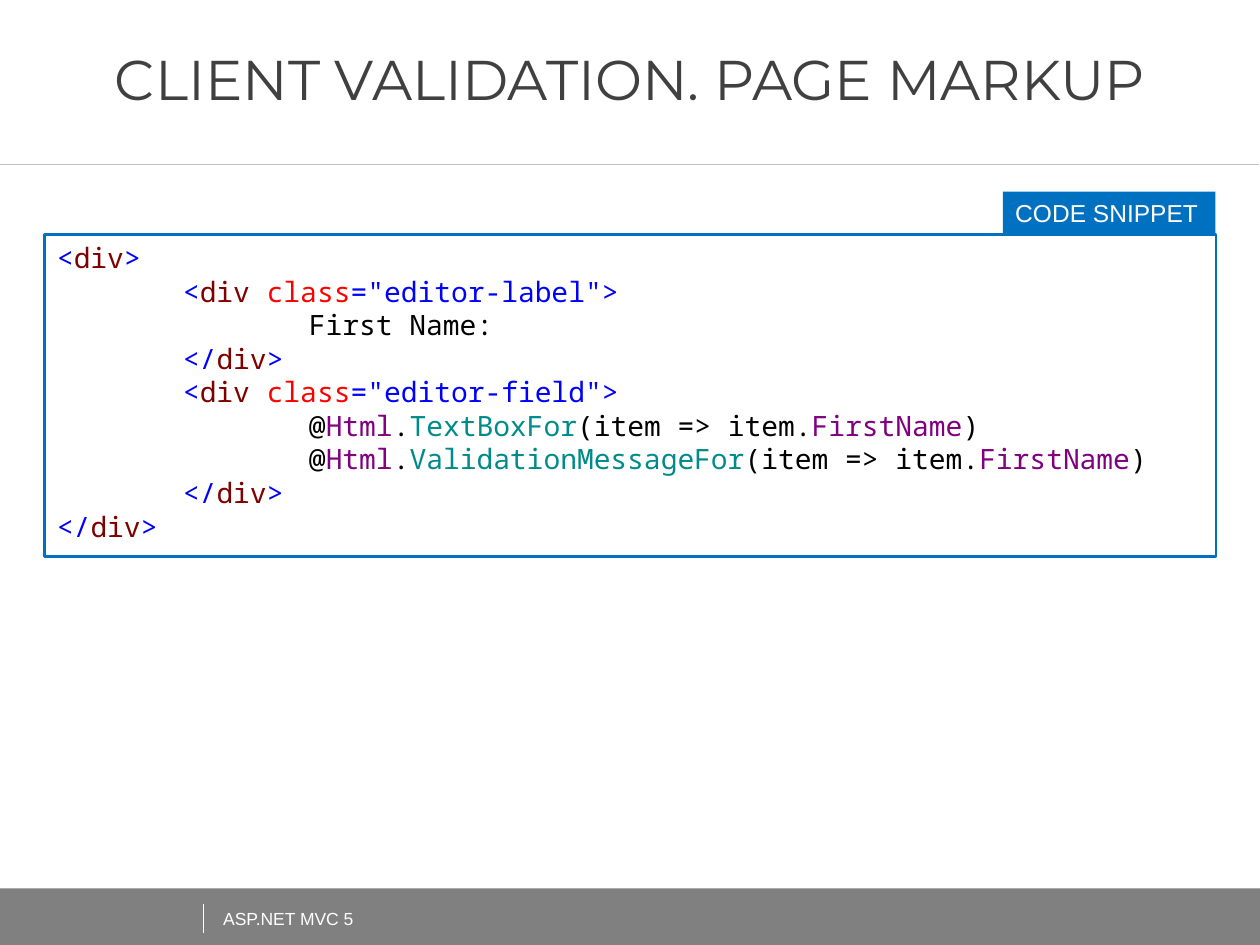
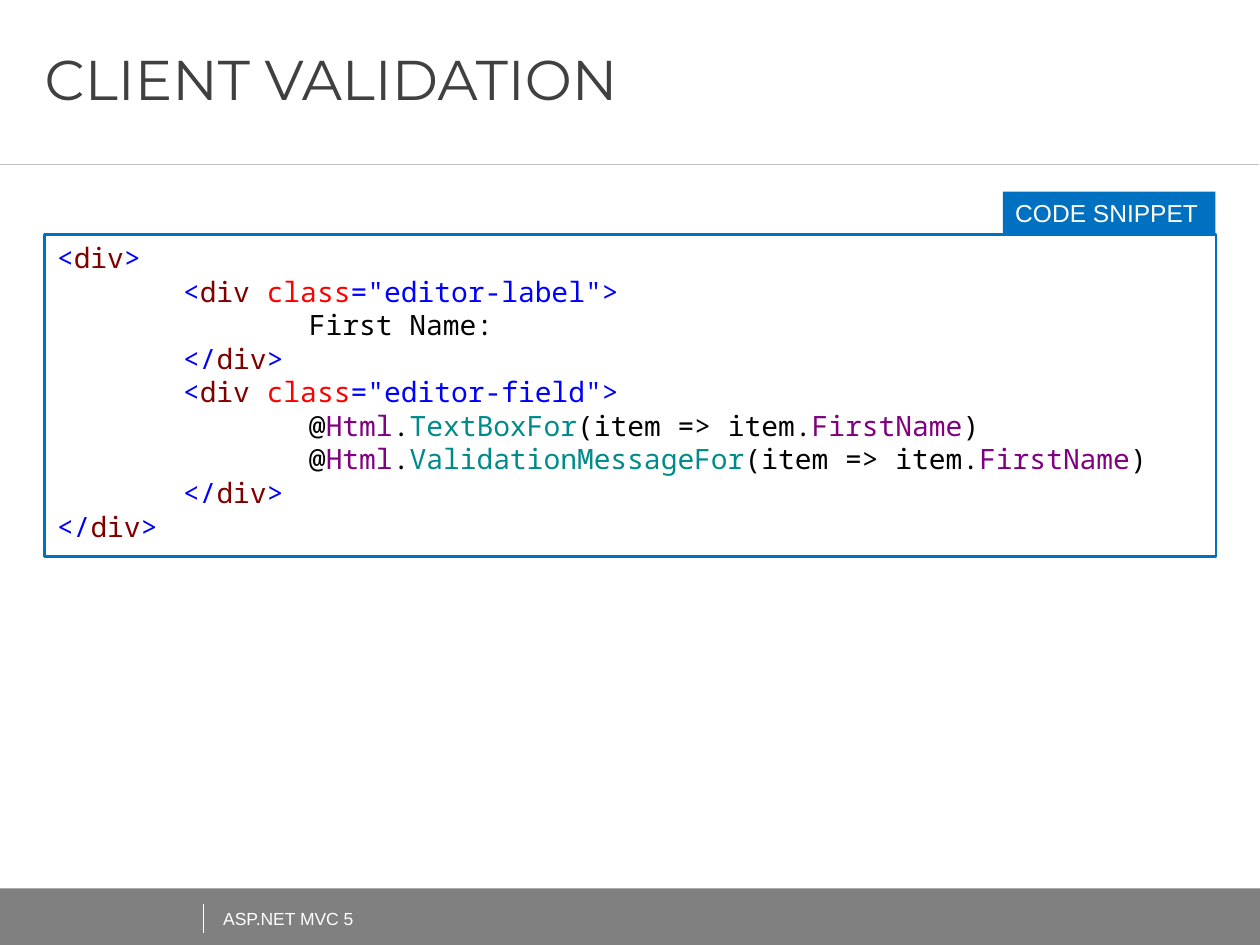
Before and after one commit to AndreiShenets/ASP.NET-Lectures, a slide deck: slide 72 of ASP.NET - iTechArt 2018.pptx (slide 66 before the commit). Drawn at 1260x945 pixels with LibreOffice and Linux fonts; fonts in the diff are those of the drawing; background and template pictures are left out. Boxes give left, top, right and bottom in pixels: in the first picture for what was removed or moved away, otherwise in the second. Text is boxed around its words. In the diff, an @@ line names an element or a change of style, - is before the commit and + after.

```diff
--- a/ASP.NET - iTechArt 2018.pptx
+++ b/ASP.NET - iTechArt 2018.pptx
@@ title at (x1=45, y1=60, x2=618, y2=101): text changed @@
-CLIENT VALIDATION. PAGE MARKUP
+CLIENT VALIDATION
```
Also in this commit, not shown: 4 other slides changed, 22 slides added, 1 slide removed, 1 other file.
